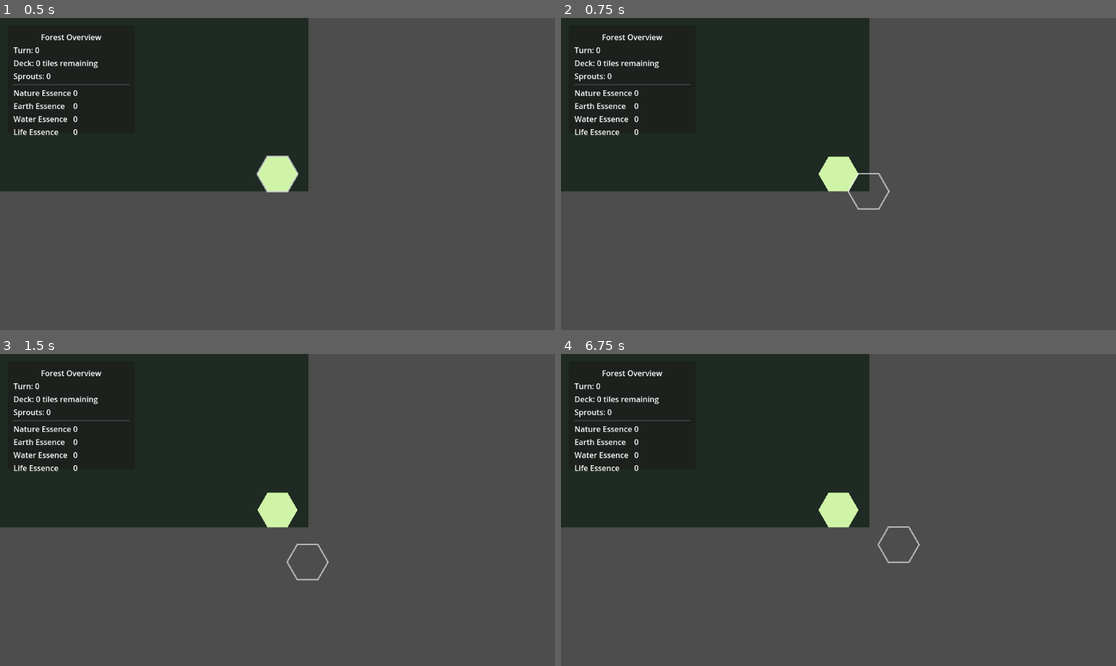
Above: before the commit, frames 1-4 (two rows, left to right).
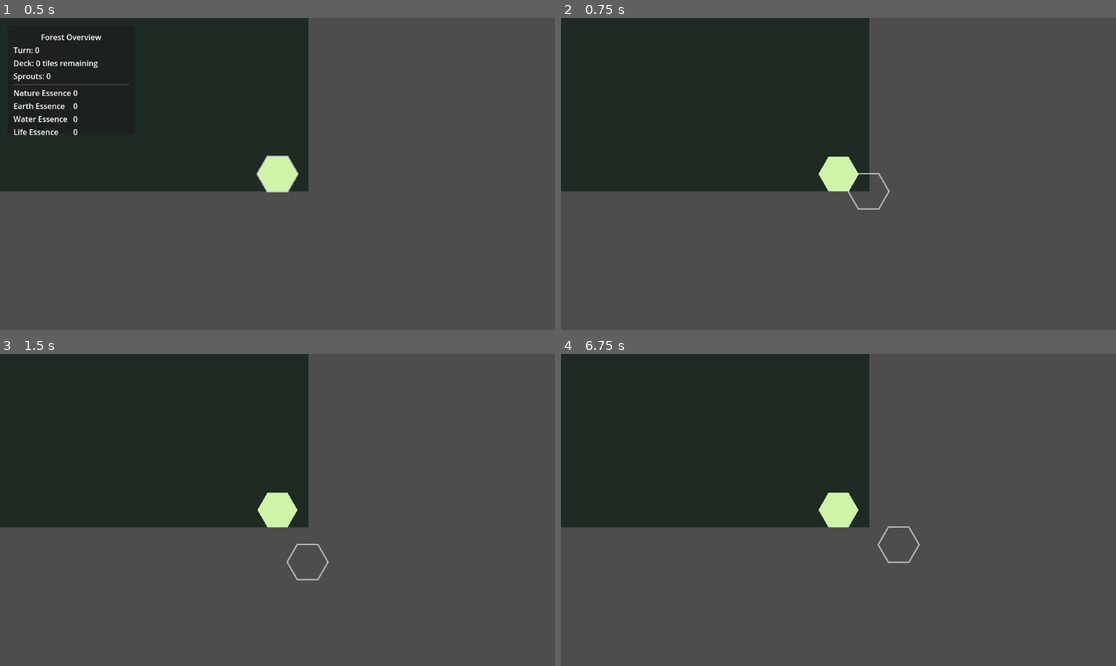
Above: after the commit, the same moments.

Repository: Millstreamu/BumbleJess
Game: Godot game, scene res://scenes/Main.tscn
The game is run twice, just before and just after one commit, with the same random seed, the same clock (stepped at 60 frames per second) and the same inputs.
Inputs:
- Up to frame 1 (0.5 s): no input
- Up to frame 2 (0.75 s): tap Enter at 0.5 s; hold Right (ui_right) from 0.53 s (still down); tap Tab at 0.6 s
- Up to frame 3 (1.5 s): tap Space (ui_accept) at 0.77, 1.25 s; release Right (ui_right) at 1.28 s; hold Down (ui_down) from 1.28 s (still down); tap Z at 1.35 s
- Up to frame 4 (6.75 s): tap Space (ui_accept) at 1.52, 2, 2.75, 3.02, 3.5, 3.77, 4.25, 4.52, 6.02 s; release Down (ui_down) at 2.03 s; hold Right (ui_right) 2.03-2.78 s; tap Tab every 1.5 s from 2.1 to 6.6 s; hold Up (ui_up) 2.78-3.53 s; tap Z at 2.85, 4.35, 5.85 s; hold Left (ui_left) 3.53-5.03 s; hold Down (ui_down) 5.03-5.78 s; hold Right (ui_right) 5.78-6.53 s; hold Up (ui_up) from 6.53 s (still down)

Frame 1 is identical in both runs. In frame 2, 0.9% of the frame differs, in the area x 2-24%, y 5-38%; in frame 3, 0.9%; in frame 4, 0.9%.
Error before the commit: Parse Error: Cannot infer the type of "new_total" variable because the value doesn't have a set type. (res://scripts/core/RunState.gd:325)
Error after the commit: Invalid assignment of property or key 'text' with value of type 'String' on a base object of type 'Nil'. (res://scripts/ui/RunInfoPanel.gd:16)

Commit message:
Fix resource total calculation typing

Diff:
--- a/scripts/core/RunState.gd
+++ b/scripts/core/RunState.gd
@@ -322,7 +322,8 @@
         if not _resources.has(key):
             continue
         var cap := int(_resources[key]["capacity"])
-        var new_total := _resources[key]["current"] + int(generation[key])
+        var current_amount: int = int(_resources[key]["current"])
+        var new_total: int = current_amount + int(generation[key])
         if cap > 0 and key != "life":
             new_total = min(new_total, cap)
         _resources[key]["current"] = new_total
